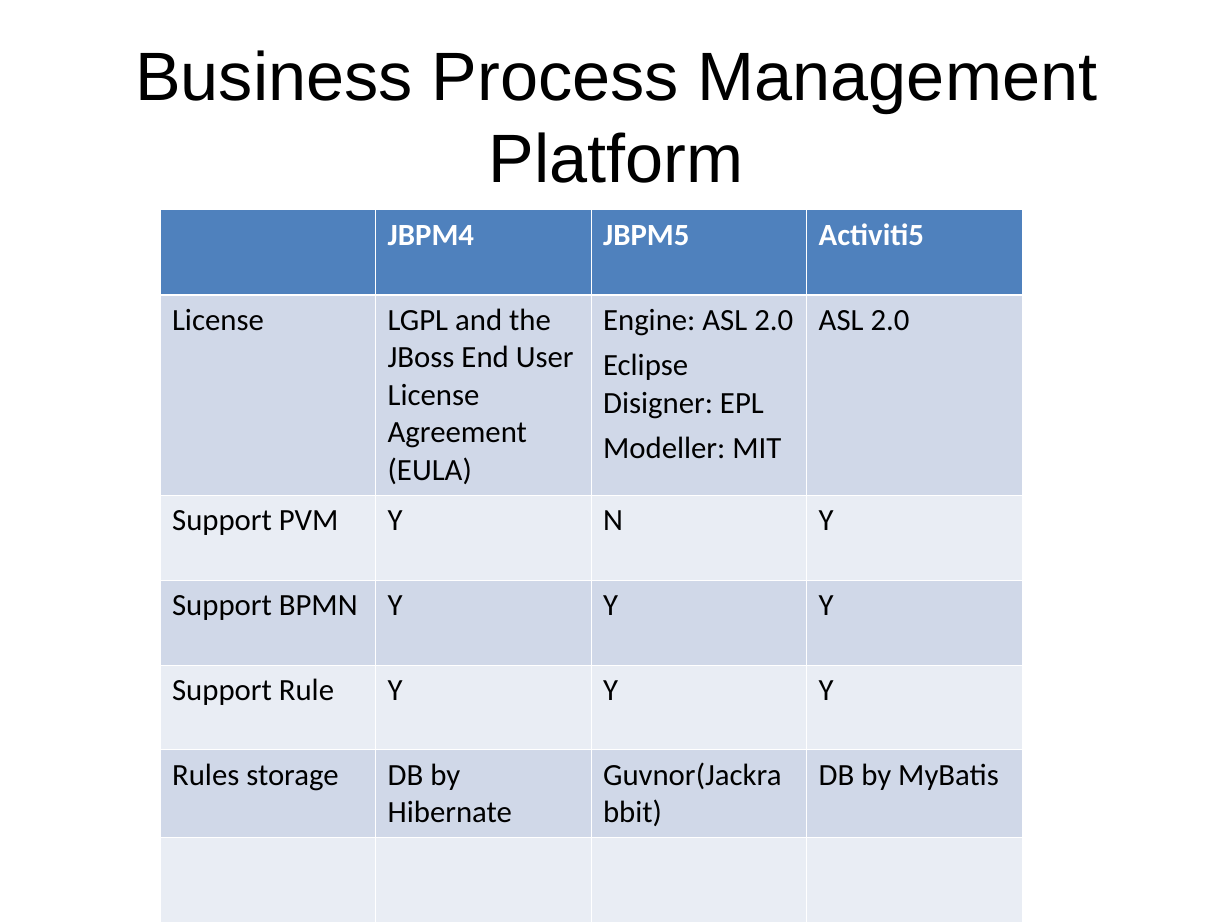
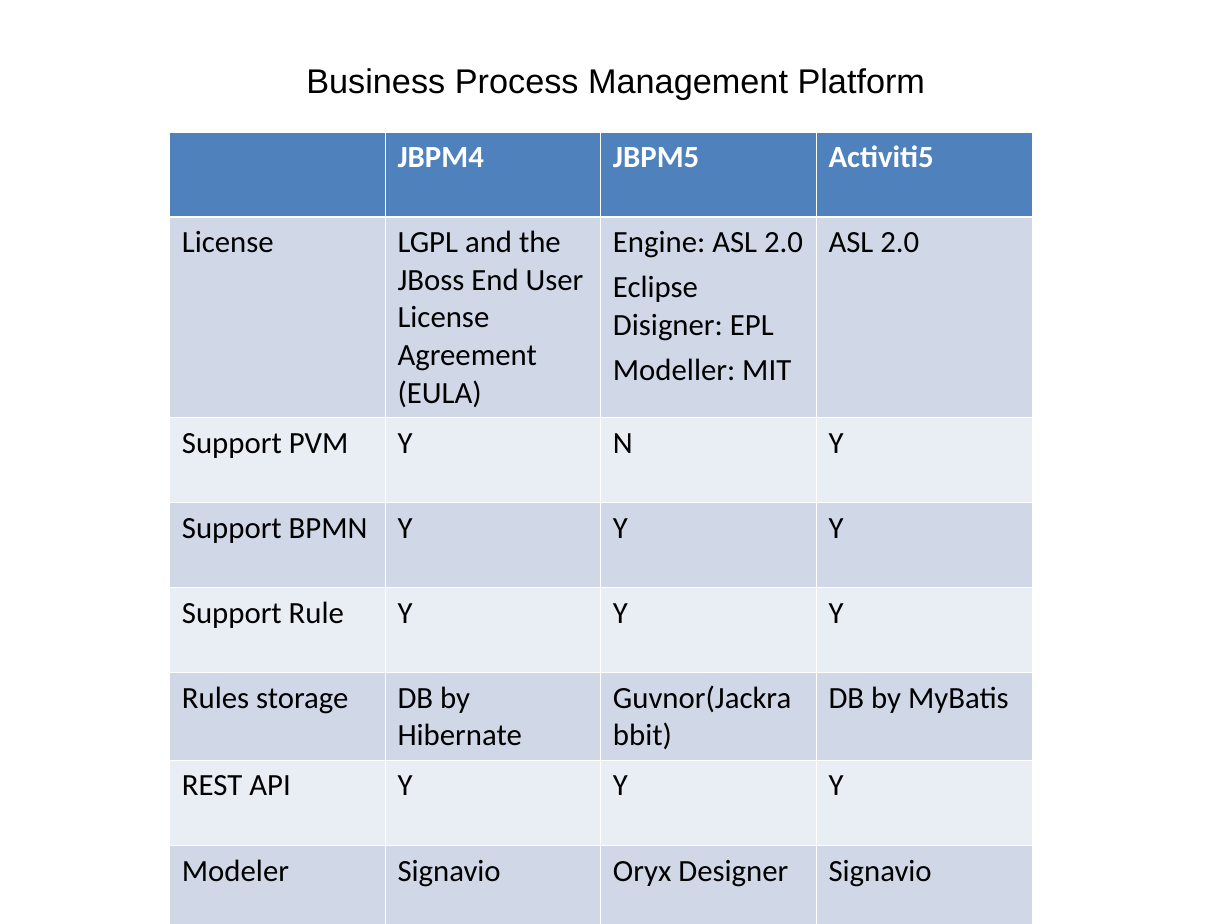
Before and after one commit to sunitawakchaure/activitidemo, a slide deck: slide 3 of BusMonitorActiviti/docs/BPM.ppt. Drawn at 1232x924 pixels with LibreOffice and Linux fonts; fonts in the diff are those of the drawing; background and template pictures are left out. Boxes give left, top, right and bottom in pixels: in the first picture for what was removed or moved away, otherwise in the second. Text is boxed around its words. In the diff, an @@ line names an element or a change of style, - is before the commit and + after.

```diff
--- a/BusMonitorActiviti/docs/BPM.ppt
+++ b/BusMonitorActiviti/docs/BPM.ppt
@@ title "Business Process Management Platform" at <box>306,68,925,99</box>: size 40 to 20 pt @@
@@ table at <box>170,132,1032,924</box> @@
-row 7:  |  |  | 
+row 7: REST API | Y | Y | Y
+row 8: Modeler | Signavio | Oryx Designer | Signavio
@@ table: place and size @@
-table at <box>160,209,1023,922</box>
+table at <box>170,132,1032,924</box>
```
Also in this commit, not shown: 2 other slides changed, 9 slides added, 5 slides removed, 5 other files.
